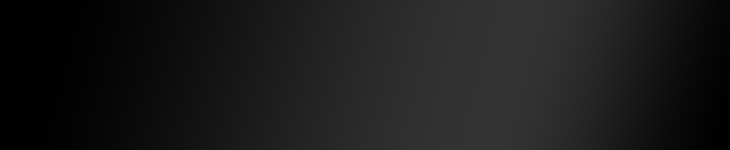
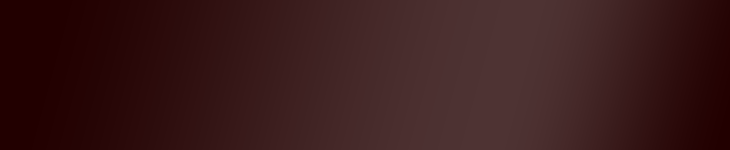
Layer changes from the first w=730, h=150 image to the second:
painted on "Layer 1" over [0, 0, 730, 150]
